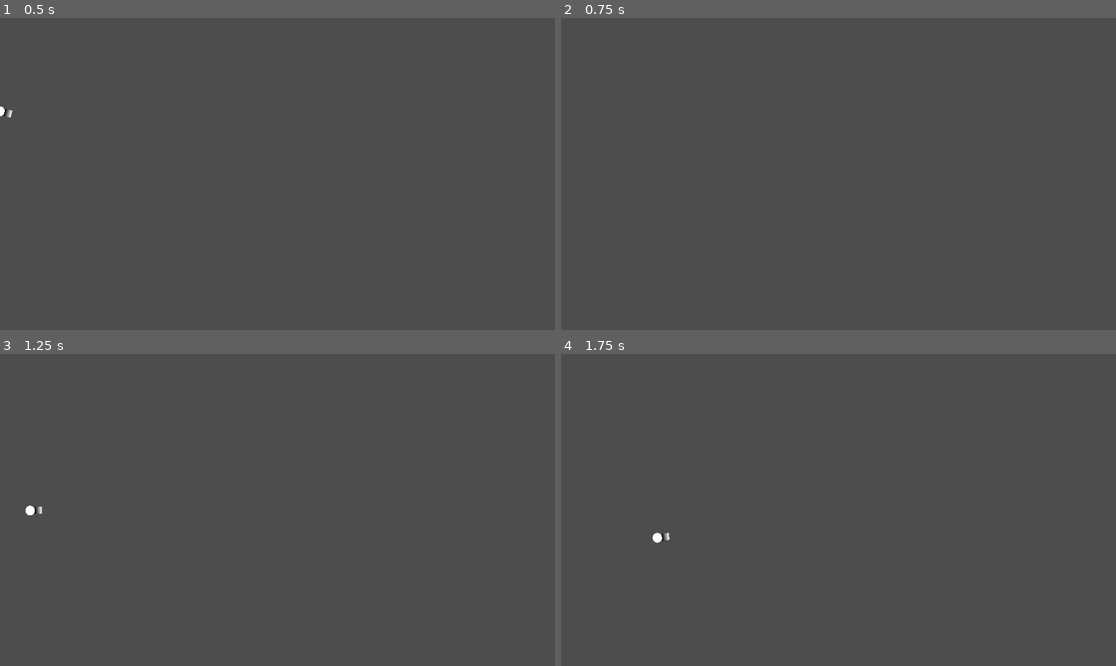
Above: before the commit, frames 1-4 (two rows, left to right).
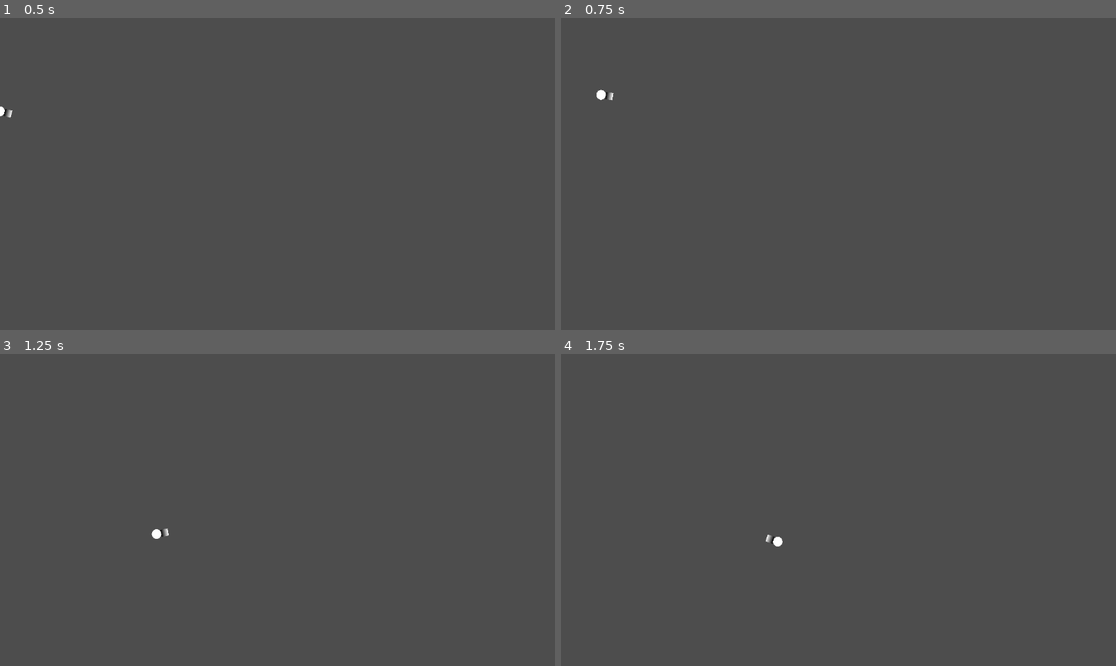
Above: after the commit, the same moments.

Repository: Clafout1s/Nature-s-Force
Game: Godot game, scene res://main.tscn
The game is run twice, just before and just after one commit, with the same random seed, the same clock (stepped at 60 frames per second) and the same inputs. The engine's default icon, where the game draws it, is replaced by a stand-in: a white triangle on a blue panel in a dark square.
Inputs (mouse positions are in pixels of both pictures, inside the frame that each line leads up to):
- Up to frame 1 (0.5 s): no input
- Up to frame 2 (0.75 s): move the mouse to (960, 158) at 0.52 s; hold D (right) from 0.53 s (still down); right-click (960, 158) at 0.6 s
- Up to frame 3 (1.25 s): keep holding D (right); tap W (up) at 0.77, 1.07 s; tap Space (action_bar) at 0.8 s
- Up to frame 4 (1.75 s): keep holding D (right); move the mouse to (727, 525) at 1.27 s; tap Space (action_bar) at 1.35 s; tap W (up) at 1.52, 1.55 s

Frame 1 is identical in both runs. In frame 2, less than 0.1% of the frame differs, in the area x 6-10%, y 22-27%; in frame 3, 0.1%, in the area x 4-31%, y 48-60%; in frame 4, 0.1%.

Commit message:
Added Burst_Movment class, unrefinded but working

Diff:
--- a/player.gd
+++ b/player.gd
@@ -7,81 +7,81 @@
 @export var JUMP_VELOCITY = -500.0
 @export var SHOTGUN_VELOCITY = 1000
 
-
-var movement_list_x=[]
-var movement_list_y=[]
-var shotgun_activator=false
-var shotgun_value=0
-var dash_activator = false
 var gun_centre_ecart
-var down_velocity_modifier=20
 # Get the gravity from the project settings to be synced with RigidBody nodes.
 var gravity = GRAVITY #ProjectSettings.get_setting("physics/2d/default_gravity")
 var exp_gravity=0
-
-var x_modifier_burst = 0
+var decelereation_constant=20
 var x_modifier_constant=0
-var y_modifier_burst = 0
 var y_modifier_constant=0
 
-var jump_activator
+var active_burst_x=null
+var active_burst_y=null
 
+var burst_list=[]
+var deceleration_list=[]
+var shotgun_burst_x = Burst_Movement.new("shotgun_x","x",500,12,20) #nid,ndimension,nvalue_init,nframes_init,ndeceleration_speed
+var shotgun_burst_y = Burst_Movement.new("shotgun_y","y",-1000,12,20)
 func _ready():
 	gun_centre_ecart=Vector2(position.x-$gun.global_position.x,position.x-$gun.global_position.x)
 
+
 func _physics_process(delta):
-
-	jump_input()
+	shotgun()
 	rotate_gun()
-	shotgun_input()
-	#dash_input()
 
 	exp_gravity+=gravity*delta
 	if is_on_floor():
 		exp_gravity=0
 
-	var to_apply_x=return_apply_regular_burst(movement_list_x)
-	var to_apply_y=return_apply_regular_burst(movement_list_y)
+	x_modifier_constant=return_horizontal_input()
+	y_modifier_constant=exp_gravity
 
-	x_modifier_constant=return_horizontal_input()
-	x_modifier_burst=burst_test_input()
-	y_modifier_burst=0
-	y_modifier_constant=exp_gravity
-	if jump_activator:
-		y_modifier_constant+=JUMP_VELOCITY
+	apply_vertical_velocity()
+	apply_horizontal_velocity()
+	move_and_slide()
 
-	for elex in to_apply_x:
-		x_modifier_burst+=elex
-	for eley in to_apply_y:
-		y_modifier_burst+=eley
+func apply_horizontal_velocity():
+	if active_burst_x==null:
+		for burst_object in deceleration_list:
+			if burst_object.is_dimension_x():
+				x_modifier_constant+=burst_object.return_decelerate()
+				if burst_object.is_deceleration_over():
+					burst_object.end_decelerate(deceleration_list)
+		velocity.x = x_modifier_constant
+		if x_modifier_constant==0:
+			velocity.x=move_toward(velocity.x,0,decelereation_constant)
 
-	print(x_modifier_burst," ",y_modifier_burst)
-	apply_vertical_velocity(delta,y_modifier_constant,y_modifier_burst)
-	apply_horizontal_velocity(delta,x_modifier_constant,x_modifier_burst)
-	move_and_slide()
-	if is_on_floor():
-		#print("in")
-		y_modifier_burst = 0
-		jump_activator=false
+	else:
+		velocity.x =  active_burst_x.return_burst_movement()
+		if active_burst_x.is_decelerating():
+			deceleration_list.append(active_burst_x)
+			active_burst_x=null
 
+func apply_vertical_velocity():
+	if active_burst_y==null:
+		for burst_object in deceleration_list:
+			if not burst_object.is_dimension_x():
+				y_modifier_constant+=burst_object.return_decelerate()
+				if burst_object.is_deceleration_over():
+					burst_object.end_decelerate(deceleration_list)
+		velocity.y = y_modifier_constant
+		if y_modifier_constant==0:
+			velocity.y=move_toward(velocity.y,0,decelereation_constant)
+	else:
+		velocity.y =  active_burst_y.return_burst_movement()
+		if active_burst_y.is_decelerating():
+			deceleration_list.append(active_burst_y)
+			active_burst_y=null
 
-func apply_horizontal_velocity(delta,modifier_constant, modifier_burst):
-	velocity.x = modifier_constant + modifier_burst
-	velocity.x = move_toward(velocity.x, modifier_constant, abs(SPEED))
+func shotgun():
+	if Input.is_action_just_pressed("action2") and shotgun_burst_x not in deceleration_list and shotgun_burst_y not in deceleration_list:
 
-func apply_vertical_velocity(delta,modifier_constant, modifier_burst):
-	if modifier_burst==0:
-		velocity.y = modifier_constant
-	else:
-		velocity.y =modifier_burst
-	#y_modifier_burst=move_toward(y_modifier_burst, 0, abs(SPEED*50/float(100)))
-
-	#print(velocity.y)
-
-	#print(velocity.y)
-	#y_modifier_burst=0
-
-
+		active_burst_x=shotgun_burst_x
+		active_burst_y=shotgun_burst_y
+		active_burst_x.activate()
+		active_burst_y.activate()
+		print(active_burst_x.to_string())
 func return_horizontal_input():
 	var direction = Input.get_axis("left", "right")
 	if direction:
@@ -91,31 +91,14 @@
 
 func jump_input():
 	if Input.is_action_just_pressed("up") and is_on_floor():
-		jump_activator=true
+		pass
 
 func dash_input():
 	if Input.is_action_just_pressed("action_bar"):
 		var direction = Input.get_axis("left", "right")
 		if direction:
-			regular_burst_launch("dash",direction*100,dash_activator,20,movement_list_x)
+			pass
 	return 0
-
-func regular_burst_launch(id,value,activator:bool,frame_start,movement_list:Array):
-	if not activator and find_in_list(movement_list,id)==null:
-		movement_list.append([id,frame_start,value])
-		activator=true
-
-func return_apply_regular_burst(movement_list):
-	var final_list=[]
-	for ele in movement_list:
-		var value = ele[2]
-		var frames=ele[1]
-		if frames==0:
-			movement_list.erase(ele)
-		else:
-			ele[1]-=1
-			final_list.append(value)
-	return final_list
 
 func find_in_list(list,thing):
 	for ele in list:
@@ -126,8 +109,7 @@
 func shotgun_input():
 	if Input.is_action_just_pressed("action2"):
 		var angle=position.angle_to_point(get_global_mouse_position())
-		regular_burst_launch("shotgun_x",-cos(angle)*SHOTGUN_VELOCITY,shotgun_activator,10,movement_list_x)
-		regular_burst_launch("shotgun_y",-sin(angle)*SHOTGUN_VELOCITY,shotgun_activator,10,movement_list_y)
+		pass
 
 func burst_test_input():
 	if Input.is_action_just_pressed("action_bar"):
@@ -144,29 +126,68 @@
 	$gun.position =Vector2(cos(angle), sin(angle))*gun_centre_ecart
 	$gun.look_at(get_global_mouse_position())
 
+class Burst_Movement:
+	var id
+	var dimension
+	var active:bool
+	var decelerate:bool
+	var value_init
+	var value
+	var frames_init
+	var frames
+	var deceleration_speed
+	func _init(nid,ndimension,nvalue_init,nframes_init,ndeceleration_speed):
+		self.id=nid
+		self.dimension=ndimension
+		value_init=nvalue_init
+		value=value_init
+		frames_init=nframes_init
+		frames=frames_init
+		deceleration_speed=ndeceleration_speed
+		active=false
+		decelerate=false
+	func _to_string():
+		print(id," ",dimension," ",active," ",decelerate," ",value," ",frames," ",deceleration_speed," ")
+	func is_dimension_x():
+		return dimension=="x"
 
-"""
-Objectif: un systeme de velocité x et y indépendatment des commandes: elles ne sont que des arguments spécifiques du syst
-comme le dash
+	func return_burst_movement():
+		if active:
+			print(frames)
+			frames-=1
+			deactivate_if_finished()
+			return value
+		else:
+			return 0
+	func activate():
+		frames=frames_init
+		active=true
+		value=value_init
+	func deactivate():
+		active=false
+		frames=frames_init
+	func is_activated():
+		return activate
+	func deactivate_if_finished():
+		if frames==0:
+			deactivate()
+			decelerate=true
+		elif frames <0:
+			print("frame countdonwn error")
 
-shotgun:  quand c2: on lance shotgun, stocke l'angle
-si shotgun: x_modifier + cos mchin truc,  y_modifier + sin machin truc
-shotgun speed est réduite tout le long
-
-
-func apply_shotgun_x(value):
-	if shotgun:
-		bla bla
-		value+=return
-
-func regular_burst(value,activator:bool,timer:(frames or real timer),burst_list):
-	if not activator:
-		movement_list.append()
-	elif frames==0:
-		movement_list.pop()
-	else:
-		(frames-1)
-		return value
-	return 0
-
-"""
+	func start_decelerate(list):
+		list.append(self)
+	func is_decelerating():
+		return decelerate
+	func return_decelerate():
+		if decelerate:
+			value=move_toward(value,0,deceleration_speed)
+			return value
+	func is_deceleration_over():
+		if decelerate:
+			return value==0
+		else:
+			return "not started dingus"
+	func end_decelerate(list):
+		list.remove_at(list.find(self))
+		decelerate=false
